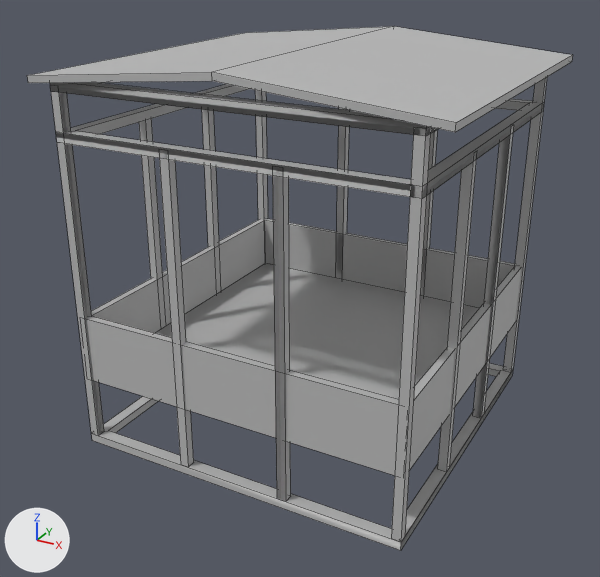
Before and after pictures for a commit that changed the FBX model Assets/Art Assets/Meshes/Object_FarmFeeder.fbx.
The view is the same before and after, from a 50 mm lens placed at (4.32, -8.29, 4.51), pointed at (-0.08, -0.3, 0.51). The axes (+X, +Y, +Z) are drawn at lower left. The lights are the same throughout. Mesh edges are drawn as thin lines. Where no turn or scale is listed for an object, it has been applied to the vertices.

Script lines for the objects in view, before the commit:
```python
me_mesh = bpy.data.meshes.new('Mesh')
me_mesh.from_pydata(...)  # 168 vertices, 116 faces; spans x -2.28..2.28, y -2.07..2.07, z 0.0..4.56
me_mesh.materials.append(mat_mat_haycontainer)  # grey #bcbcbc
ob_object_haycontainer = bpy.data.objects.new('Object_HayContainer', me_mesh)
ob_object_haycontainer.location = (0.0, 0.0, -1.26)
```
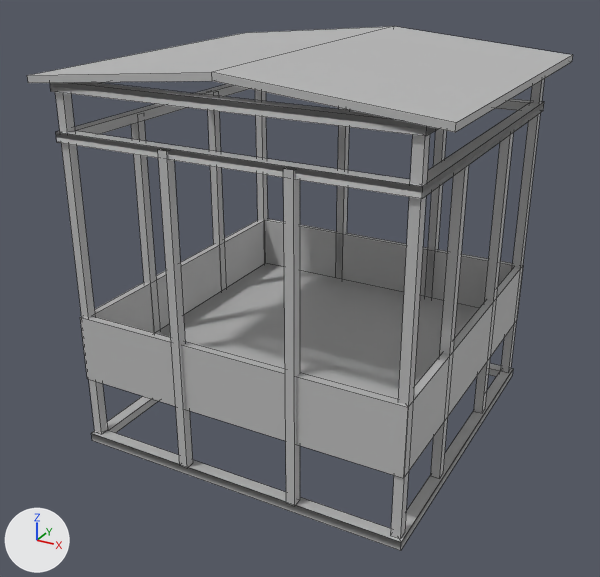
The newer file is also turned or shifted as a whole; pictures and numbers use the older file's frame.

Changed parts and their boxes [x1, y1, x2, y2] in the pictures (600 x 577 px; the box of a moved part takes in the faces that stretch with it):
part 1 of me_mesh, moved or reshaped
    before: [421, 130, 437, 296]
    after: [425, 129, 446, 297]
part 2 of me_mesh, moved or reshaped
    before: [473, 125, 514, 418]
    after: [474, 133, 513, 413]
part 3 of me_mesh, moved or reshaped
    before: [437, 151, 477, 472]
    after: [431, 165, 469, 479]
part 4 of me_mesh, moved or reshaped
    before: [272, 167, 291, 501]
    after: [283, 169, 300, 506]
part 5 of me_mesh, moved or reshaped
    before: [202, 110, 221, 293]
    after: [255, 90, 268, 264]
part 6 of me_mesh, moved or reshaped
    before: [139, 119, 166, 329]
    after: [55, 92, 108, 434]
part 7 of me_mesh, moved or reshaped
    before: [159, 150, 194, 467]
    after: [131, 121, 160, 333]
part 8 of me_mesh, added
    after: [501, 79, 544, 373]
part 9 of me_mesh, added
    after: [391, 134, 430, 539]
part 10 of me_mesh, added
    after: [158, 150, 193, 468]
part 11 of me_mesh, added
    after: [208, 110, 226, 291]
part 12 of me_mesh, cut back
    before: [50, 77, 547, 551]
    after: [50, 83, 544, 551]

Patch to the scene script:
```diff
--- a/Assets/Art Assets/Meshes/Object_FarmFeeder.fbx.py
+++ b/Assets/Art Assets/Meshes/Object_FarmFeeder.fbx.py
@@ me_mesh @@
 # used by ob_object_haycontainer; location = (0.0, 0.0, -1.26)
-me_mesh.from_pydata(...)  # 168 vertices, 116 faces; spans x -2.28..2.28, y -2.07..2.07, z 0.0..4.56
+me_mesh.from_pydata(...)  # 172 vertices, 116 faces; spans x -2.28..2.28, y -2.07..2.07, z 0.0..4.56
+# me_mesh part 1: the loose piece of 8 vertices spanning x 0.58..0.69, y 1.91..2.02, z 0.11..3.77 is moved by (0.12, 0.0, 0.0)
+# me_mesh part 2: the loose piece of 8 vertices spanning x 1.91..2.02, y 0.58..0.69, z 0.11..3.77 is moved by (-0.02, 0.11, 0.0)
+# me_mesh part 3: the loose piece of 8 vertices spanning x 1.91..2.02, y -0.69..-0.58, z 0.11..3.77 is moved by (-0.02, -0.15, 0.0)
+# me_mesh part 4: the loose piece of 8 vertices spanning x 0.58..0.69, y -2.02..-1.91, z 0.11..3.77 is moved by (0.12, -0.02, 0.0)
+# me_mesh part 5: the loose piece of 8 vertices spanning x -2.02..-1.91, y 0.58..0.69, z 0.11..3.77 is scaled about its middle by (1, 1, 1.12), then moved by (0.01, 1.3, 0.23)
+# me_mesh part 6: the loose piece of 8 vertices spanning x -2.02..-1.91, y -0.69..-0.58, z 0.11..3.77 is scaled about its middle by (1, 1, 1.12), then moved by (0.01, -1.28, 0.23)
+# me_mesh part 7: the loose piece of 8 vertices spanning x -0.69..-0.58, y -2.02..-1.91, z 0.11..3.77 is moved by (-1.31, 1.17, 0.0)
+# me_mesh part 8: the loose piece of 8 vertices spanning x 1.91..2.02, y 0.58..0.69, z 0.11..3.77 is copied, and the copy is scaled about its middle by (1, 1, 1.12), then moved by (-0.02, 1.3, 0.23); it spans x 1.89..2.0, y 1.88..1.99, z 0.11..4.22
+# me_mesh part 9: the loose piece of 8 vertices spanning x 1.91..2.02, y -0.69..-0.58, z 0.11..3.77 is copied, and the copy is scaled about its middle by (1, 1, 1.12), then moved by (-0.02, -1.28, 0.23); it spans x 1.89..2.0, y -1.97..-1.87, z 0.11..4.22
+# me_mesh part 10: the loose piece of 8 vertices spanning x -0.69..-0.58, y -2.02..-1.91, z 0.11..3.77 is copied, and the copy is moved by (0.0, -0.02, 0.0); it spans x -0.69..-0.58, y -2.04..-1.93, z 0.11..3.77
+# me_mesh part 11: the loose piece of 8 vertices spanning x -2.02..-1.91, y 0.58..0.69, z 0.11..3.77 is copied, and the copy is moved by (0.01, 0.11, 0.0); it spans x -2.01..-1.9, y 0.69..0.8, z 0.11..3.77
+# me_mesh part 12
+# 28 vertices are removed from x -2.02..2.02, y -2.02..2.02, z 0.11..4.26
+# 23 faces are deleted
+# 7 new faces join them
 me_mesh.materials.append(mat_mat_haycontainer)
```
